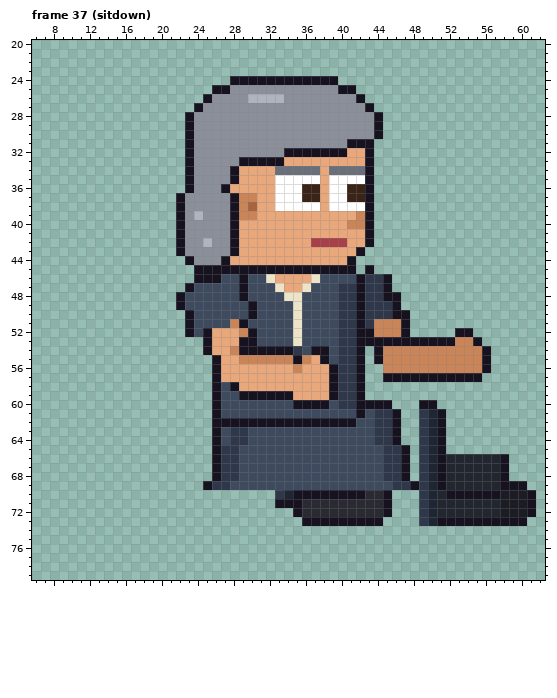
Pixel-art file -- sprites/clients/client_attorney_b_right_anim.aseprite. Above: the version before the commit.
64x80 pixels, 129 frames. Shown: frame 37 (sitdown): x 6..62, y 20..79. The old version is drawn lined up with the new one. The commit also changed other frames, which this record leaves out.
Once edited:
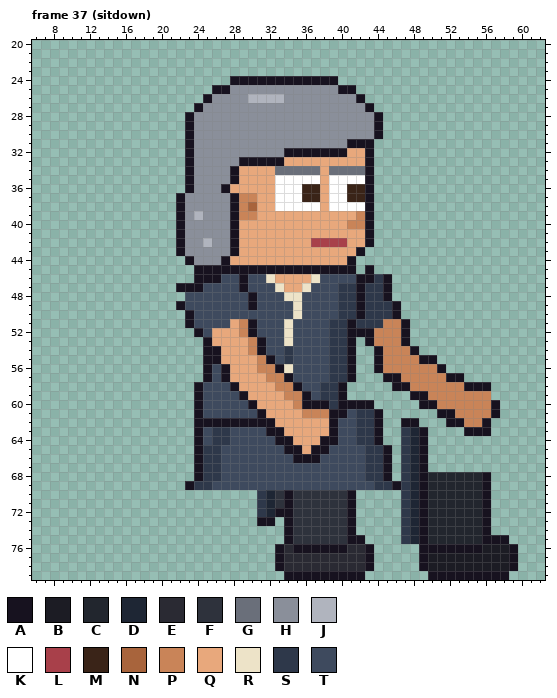
Palette (. is transparent): A #17121f  B #1c1c24  C #22262e  D #1e2634  E #2a2a33  F #2e323c  G #6a6f7a  H #8a8f9a  J #b0b4be  K #ffffff  L #a8404a  M #3a2418  N #a8643c  P #c98458  Q #e8a87c  R #ede3c8  S #2e384a  T #3e4a5e
Changes in this commit:
whole drawing moved by +2,-6 (the old picture is shown already moved)
Changed rows in their new state; - is an unchanged pixel.
Frame 37 (sitdown):
first column x 22:
46 ---------------------A------------------
47 A-A-------------------------------------
48 .------TA---------------.---------------
50 --------T----------------.--------------
51 ------QPA---RT---S-AS-S-----------------
52 -.AT--------RT---S-A-----------..-------
53 -------QPA--RT---S-A.-PPP-........------
54 ----A-QQP-TTST-TTS-A.-----A........-----
55 ---A---QQ-ATSTTTTS-A.------AA......-----
56 ---ATA---PPARTTTTS-A.-A------A.....-----
57 ---ATA----PPATTTTS-A.----PPPPP--..------
58 --ATT------PPATTSSA..---AAPPPPPPAAA-----
59 --ATT---QQQQPPATSSA..-----AAPPPPPPP-----
60 --ATT---AQQQQP---SAA--..-----PPPPPPA----
61 --ATT----AQQQQPPPAA-SSA..--..-APPPPA----
62 --AA-------QQQQQQ-TTSSA..AA...AAPPA-----
63 --ATSSTT--AAQQQQQA--SSA..SDA..--AAA-----
64 --ATSSTT---AAQQQAA--SSA..SDA..----------
65 --ASSTT-----AAQAA----SSA.SDA..----------
66 --ASSTT------AAA-----SSA.SDA.........---
67 --ASSTT--------------SSA.SDA.........---
68 --ASSTT--------------SSA.SDACC----A..---
69 -ASSTT----------------SSA-DACC----A....-
70 ---------SDFAFFFFFF-....-SDAC-CCCC-.....
71 ---------SDF-FFFFFFA....-SDAC-----A.....
72 ---------SDAAFFFFFFA....-SDAC-----A.....
73 ---------AA-AFFFFFF-...--SDACCCCCC-....-
74 ------------AFFFFFFA-----SDACCCCCCA-----
75 ------------AFFFFFFAA----SDACCCCCCAAA---
76 -----------AEAAAAAAEEA-----AAAAAAABBBA--
77 -----------AEEEEEEEEEA-----ABBBBBBBBBA--
78 -----------AEEEEEEEEEA-----ABBBBBBBBBA--
79 ------------AAAAAAAAA-------AAAAAAAAA---
